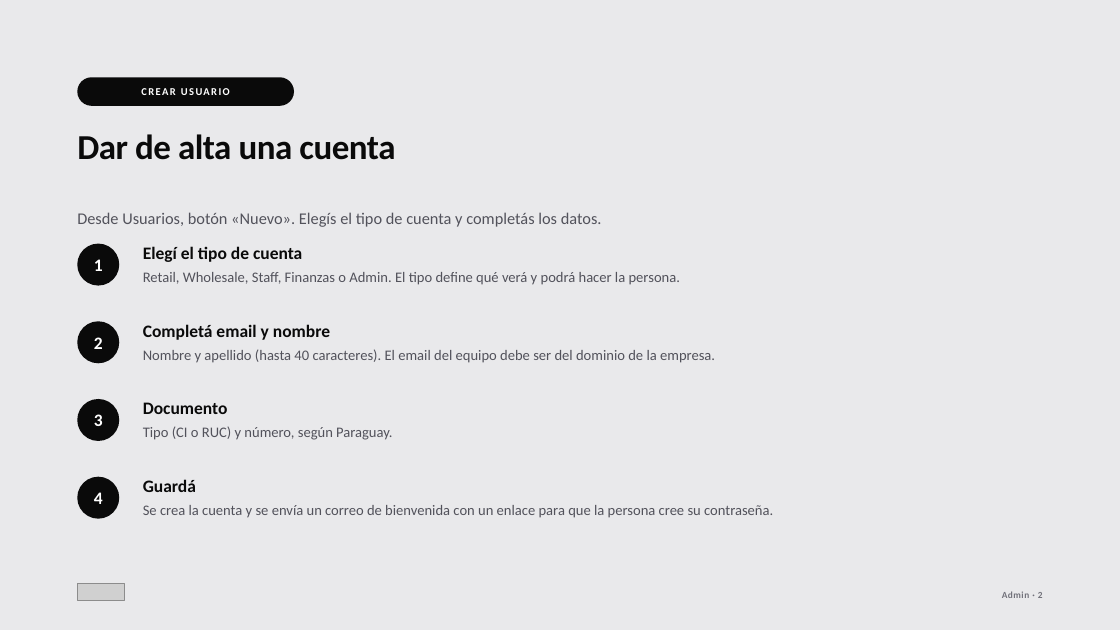
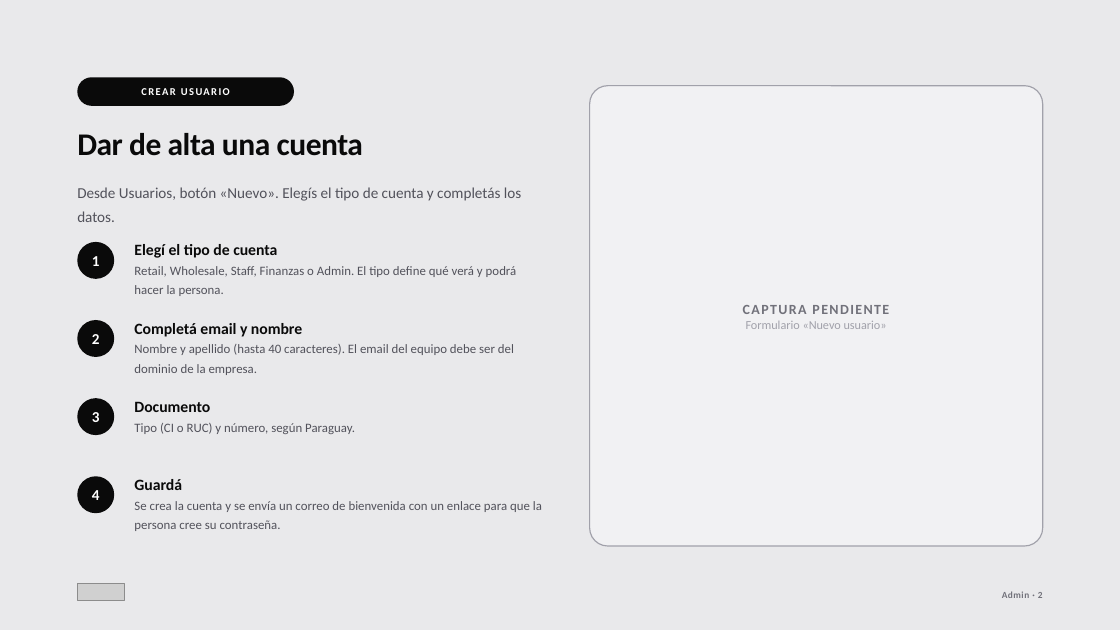
Before and after one commit to croman-coder/RenewSubastas, a slide deck: slide 4 of docs/onboarding/pptx/02-admin.pptx. Drawn at 1120x630 pixels with LibreOffice and Linux fonts; fonts in the diff are those of the drawing; grey boxes stand for pictures. Boxes give left, top, right and bottom in pixels: in the first picture for what was removed or moved away, otherwise in the second. Text is boxed around its words. In the diff, an @@ line names an element or a change of style, - is before the commit and + after.

```diff
--- a/docs/onboarding/pptx/02-admin.pptx
+++ b/docs/onboarding/pptx/02-admin.pptx
@@ rounded rectangle added at [590, 86, 1043, 546], fill #F1F1F3, outline #A1A1AA 1 pt, 10.5 pt, text #A1A1AA @@
+CAPTURA PENDIENTE
+Formulario «Nuevo usuario»
@@ text "Dar de alta una cuenta" at [77, 133, 363, 156]: size 30 to 27 pt @@
@@ text "Desde Usuarios, botón «Nuevo». Elegís ...": place and size @@
-text "Desde Usuarios, botón «Nuevo». Elegís ..." at [77, 212, 602, 227]
+text "Desde Usuarios, botón «Nuevo». Elegís ..." at [77, 187, 521, 222]
@@ text "Desde Usuarios, botón «Nuevo». Elegís ..." at [77, 187, 521, 222]: size 14 to 13 pt; line spacing 1.35 to 1.3 @@
@@ ellipse "1": place and size @@
-ellipse "1" at [77, 244, 119, 286]
+ellipse "1" at [77, 242, 114, 279]
@@ text "Elegí el tipo de cuenta": place and size @@
-text "Elegí el tipo de cuenta" at [143, 246, 680, 285]
+text "Elegí el tipo de cuenta" at [134, 244, 517, 296]
@@ text "Elegí el tipo de cuenta" at [134, 244, 517, 296]: size 15 to 13.5 pt in "Elegí el tipo de cuenta"; size 12.5 to 11 pt in "Retail, Wholesale, Staff, Finanzas o Admin. El ..."; line spacing 1.28 to 1.25 @@
@@ size 15 to 13 pt in 4 elements at [77, 476, 114, 513], [77, 398, 114, 435], [77, 242, 114, 279], [77, 320, 114, 357] @@
@@ ellipse "2": place and size @@
-ellipse "2" at [77, 322, 119, 364]
+ellipse "2" at [77, 320, 114, 357]
@@ text "Completá email y nombre": place and size @@
-text "Completá email y nombre" at [143, 324, 715, 363]
+text "Completá email y nombre" at [134, 323, 514, 375]
@@ text "Completá email y nombre" at [134, 323, 514, 375]: size 15 to 13.5 pt in "Completá email y nombre"; size 12.5 to 11 pt in "Nombre y apellido (hasta 40 caracteres). El ..."; line spacing 1.28 to 1.25 @@
@@ ellipse "3": place and size @@
-ellipse "3" at [77, 399, 119, 441]
+ellipse "3" at [77, 398, 114, 435]
@@ text "Documento": place and size @@
-text "Documento" at [143, 402, 392, 440]
+text "Documento" at [134, 401, 355, 434]
@@ text "Documento" at [134, 401, 355, 434]: size 15 to 13.5 pt in "Documento"; size 12.5 to 11 pt in "Tipo (CI o RUC) y número, según ..."; line spacing 1.28 to 1.25 @@
@@ ellipse "4": place and size @@
-ellipse "4" at [77, 476, 119, 518]
+ellipse "4" at [77, 476, 114, 513]
@@ text "Guardá": place and size @@
-text "Guardá" at [143, 479, 773, 518]
+text "Guardá" at [134, 479, 542, 531]
@@ text "Guardá" at [134, 479, 542, 531]: size 15 to 13.5 pt in "Guardá"; size 12.5 to 11 pt; line spacing 1.28 to 1.25 @@
```
Also in this commit, not shown: 2 other slides changed, 16 other files.
